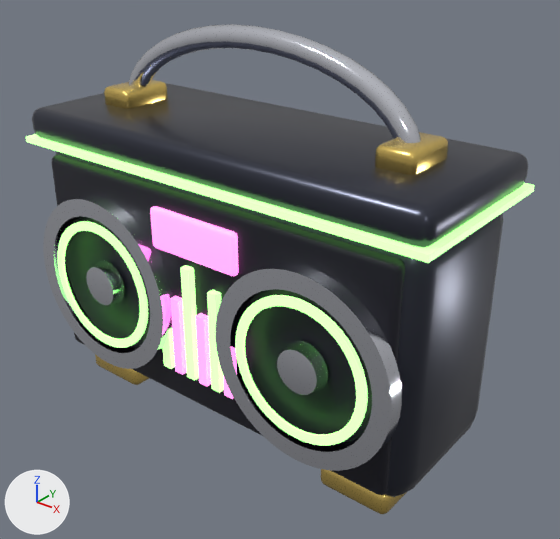
One commit to the FBX model 60 Games/Ultimate Frisbee/Models/CrateEmote.fbx: the scene before it, then after it.
Camera for both pictures: a camera (50 mm lens) standing at (3.08, -3.57, 3.42) and looking at (0.19, 0.04, 1.19). Every picture has the same lights, and +X, +Y and +Z are marked at lower left. The first picture is the older version.

Script lines for the objects in view, before the commit:
```python
ob_crateemote_chrome = bpy.data.objects.new('CrateEmote_Chrome', me_crateemote_speakerrim)
ob_crateemote_chrome.location = (0.0, 0.0, 0.0)
ob_crateemote_dark = bpy.data.objects.new('CrateEmote_Dark', me_crateemote_front)
ob_crateemote_dark.location = (0.0, 0.0, 0.0)
ob_crateemote_glow = bpy.data.objects.new('CrateEmote_Glow', me_crateemote_speakerglow)
ob_crateemote_glow.location = (0.0, 0.0, 0.0)
ob_crateemote_gold = bpy.data.objects.new('CrateEmote_Gold', me_crateemote_foot)
ob_crateemote_gold.location = (0.0, 0.0, 0.0)
ob_crateemote_gunmetal = bpy.data.objects.new('CrateEmote_Gunmetal', me_crateemote_body)
ob_crateemote_gunmetal.location = (0.0, 0.0, 0.0)
ob_crateemote_lid_chrome = bpy.data.objects.new('CrateEmote_Lid_Chrome', me_crateemote_lid_handle)
ob_crateemote_lid_chrome.location = (0.0, 0.0, 0.0)
ob_crateemote_lid_glow = bpy.data.objects.new('CrateEmote_Lid_Glow', me_crateemote_lid_glow)
ob_crateemote_lid_glow.location = (0.0, 0.0, 0.0)
ob_crateemote_lid_gold = bpy.data.objects.new('CrateEmote_Lid_Gold', me_crateemote_lid_handlebase)
ob_crateemote_lid_gold.location = (0.0, 0.0, 0.0)
ob_crateemote_lid_gunmetal = bpy.data.objects.new('CrateEmote_Lid_Gunmetal', me_crateemote_lid_top)
ob_crateemote_lid_gunmetal.location = (0.0, 0.0, 0.0)
# also in view: 'CrateEmote_Glow2' at (0.0, -0.56, 1.12)
```
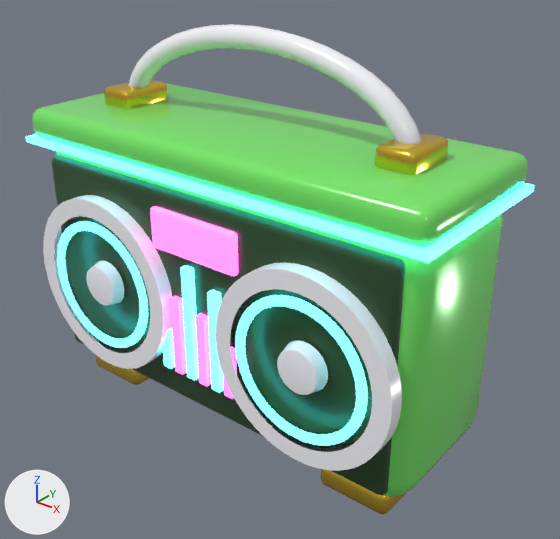
Changed parts and their boxes (x1, y1, x2, y2) in the pictures (560 x 539 px):
'CrateEmote_Lid_Gunmetal', recoloured (greyish blue to green): (32, 83, 528, 248) in both
'CrateEmote_Dark', recoloured (lighter): (51, 155, 405, 495) in both
'CrateEmote_Chrome', recoloured (lighter): (43, 195, 402, 471) in both
'CrateEmote_Gunmetal', recoloured: (56, 151, 503, 497) in both
'CrateEmote_Glow', recoloured: (57, 221, 368, 446) in both
'CrateEmote_Lid_Chrome', recoloured (lighter): (129, 24, 421, 143) in both
'CrateEmote_Lid_Glow', recoloured: (26, 134, 535, 263) in both
'CrateEmote_Lid_Gold', recoloured: (104, 80, 448, 175) in both
'CrateEmote_Gold', recoloured: (95, 354, 407, 514) in both

The change, as a diff of the scene's bpy script:
```diff
--- a/60 Games/Ultimate Frisbee/Models/CrateEmote.fbx.py
+++ b/60 Games/Ultimate Frisbee/Models/CrateEmote.fbx.py
@@ me_crateemote_front @@
 me_crateemote_front.from_pydata(...)  # 370 vertices, 370 faces; spans x -1.4..1.4, y -0.54..-0.39, z 0.3..1.8
-me_crateemote_front.materials.append(mat_cr_dark)  # black #21212c
+me_crateemote_front.materials.append(mat_e_dark)  # dark green #305030
@@ me_crateemote_lid_top @@
 me_crateemote_lid_top.from_pydata(...)  # 96 vertices, 98 faces; spans x -1.55..1.55, y -0.56..0.64, z 1.89..2.11
-me_crateemote_lid_top.materials.append(mat_cr_gunmetal)  # greyish blue #454855
+me_crateemote_lid_top.materials.append(mat_e_lime)  # green #7ced6c
@@ me_crateemote_body @@
 me_crateemote_body.from_pydata(...)  # 96 vertices, 98 faces; spans x -1.5..1.5, y -0.51..0.59, z 0.2..1.9
-me_crateemote_body.materials.append(mat_cr_gunmetal)  # greyish blue #454855
+me_crateemote_body.materials.append(mat_e_lime)  # green #7ced6c
@@ me_crateemote_speakerrim @@
 me_crateemote_speakerrim.from_pydata(...)  # 514 vertices, 416 faces; spans x -1.47..1.47, y -0.66..-0.54, z 0.38..1.62
-me_crateemote_speakerrim.materials.append(mat_chrome)  # white #edf0f9
+me_crateemote_speakerrim.materials.append(mat_e_white)  # white #f9f9ff
@@ me_crateemote_speakerglow @@
 me_crateemote_speakerglow.from_pydata(...)  # 408 vertices, 306 faces; spans x -1.31..1.31, y -0.64..-0.53, z 0.54..1.46
-me_crateemote_speakerglow.materials.append(mat_ce_glow)  # green #a0ff89, glowing green #a0ff89
+me_crateemote_speakerglow.materials.append(mat_e_cyan)  # cyan #59f3ff, glowing cyan #59f3ff
@@ me_crateemote_foot @@
 me_crateemote_foot.from_pydata(...)  # 192 vertices, 196 faces; spans x -1.35..1.35, y -0.41..0.49, z 0.03..0.21
-me_crateemote_foot.materials.append(mat_gr_gold)  # yellow #ffdd7c
+me_crateemote_foot.materials.append(mat_p_gold)  # yellow #ffd750
@@ me_crateemote_lid_handlebase @@
 me_crateemote_lid_handlebase.from_pydata(...)  # 192 vertices, 196 faces; spans x -1.23..1.23, y -0.16..0.24, z 2.05..2.23
-me_crateemote_lid_handlebase.materials.append(mat_gr_gold)  # yellow #ffdd7c
+me_crateemote_lid_handlebase.materials.append(mat_p_gold)  # yellow #ffd750
@@ me_crateemote_lid_glow @@
 me_crateemote_lid_glow.from_pydata(...)  # 8 vertices, 6 faces; spans x -1.57..1.57, y -0.58..0.66, z 1.87..1.91
-me_crateemote_lid_glow.materials.append(mat_ce_glow)  # green #a0ff89, glowing green #a0ff89
+me_crateemote_lid_glow.materials.append(mat_e_cyan)  # cyan #59f3ff, glowing cyan #59f3ff
@@ me_crateemote_lid_handle @@
 me_crateemote_lid_handle.from_pydata(...)  # 252 vertices, 260 faces; spans x -1.17..1.17, y -0.03..0.11, z 2.09..2.72
-me_crateemote_lid_handle.materials.append(mat_chrome)  # white #edf0f9
+me_crateemote_lid_handle.materials.append(mat_e_white)  # white #f9f9ff
```
